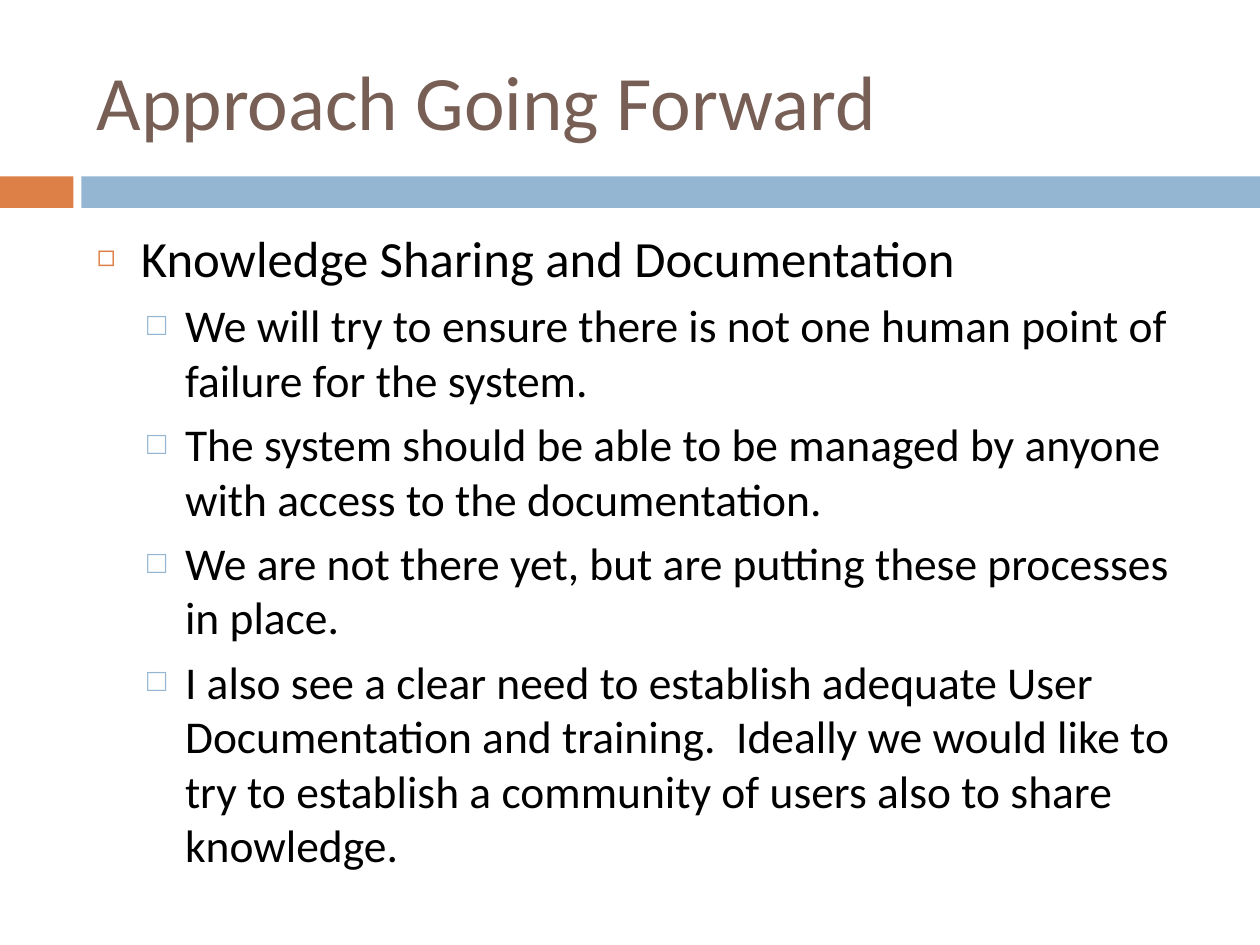
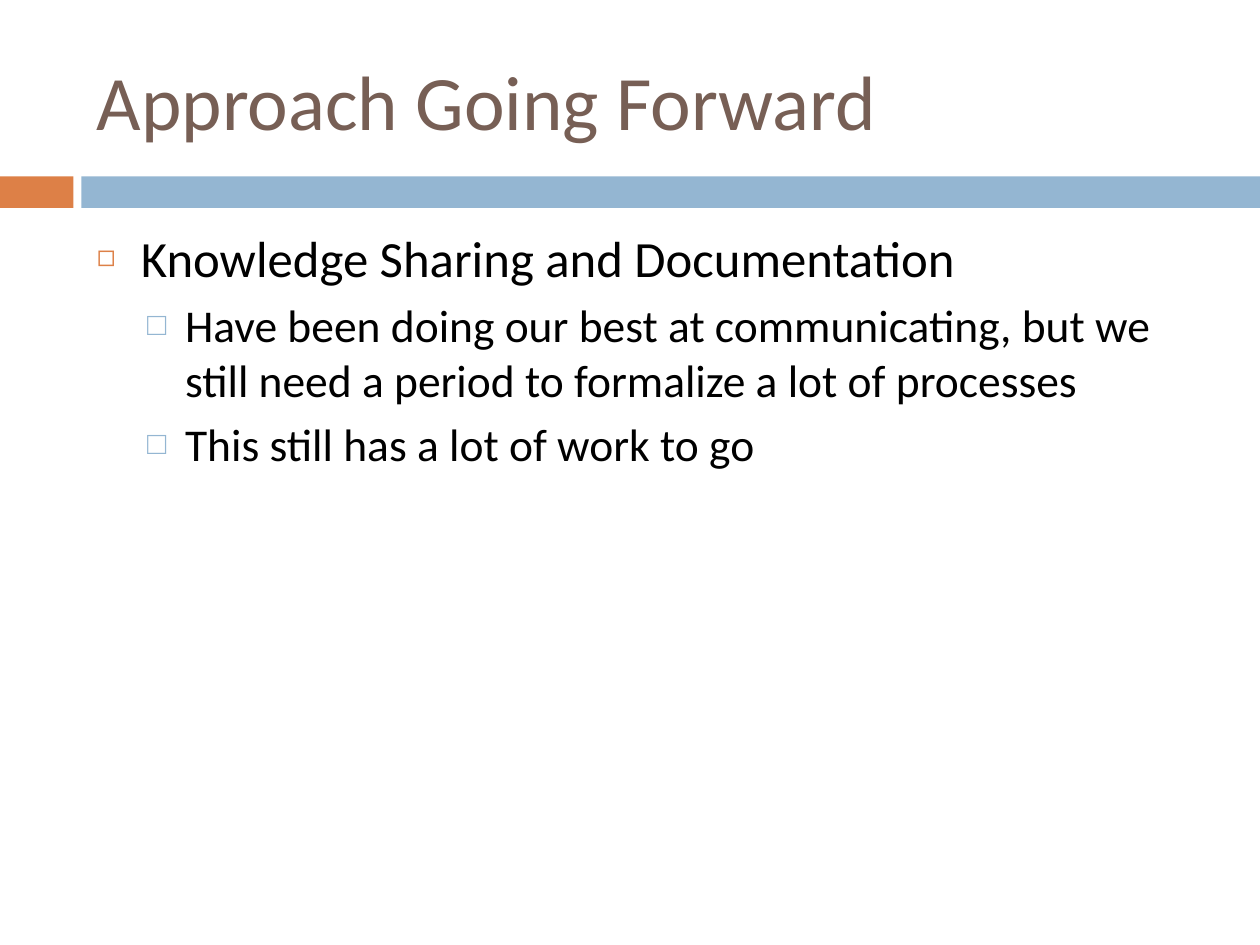
Before and after one commit to tranaweera/ark-informatics, a slide deck: slide 13 of ARK/trunk/usefulTools/TestFilesAndDocuments/steering committee/NeCTAR/Steering Committee Meetings/Steering Committee Meeting June_2013.pptx (slide 12 before the commit). Drawn at 1260x945 pixels with LibreOffice and Linux fonts; fonts in the diff are those of the drawing. Boxes give left, top, right and bottom in pixels: in the first picture for what was removed or moved away, otherwise in the second. Text is boxed around its words. In the diff, an @@ line names an element or a change of style, - is before the commit and + after.

```diff
--- a/ARK/trunk/usefulTools/TestFilesAndDocuments/steering committee/NeCTAR/Steering Committee Meetings/Steering Committee Meeting June_2013.pptx
+++ b/ARK/trunk/usefulTools/TestFilesAndDocuments/steering committee/NeCTAR/Steering Committee Meetings/Steering Committee Meeting June_2013.pptx
@@ text at bbox=[185, 310, 1150, 469]: text changed @@
-  □ We will try to ensure there is not one human point of failure for the system.
-  □ The system should be able to be managed by anyone with access to the documentation.
-  □ We are not there yet, but are putting these processes in place.
-  □ I also see a clear need to establish adequate User Documentation and training. Ideally we would like to try to establish a community of users also to share knowledge.
+  □ Have been doing our best at communicating, but we still need a period to formalize a lot of processes
+  □ This still has a lot of work to go
```
Also in this commit, not shown: 6 other slides changed, 2 slides added, 1 slide removed.
